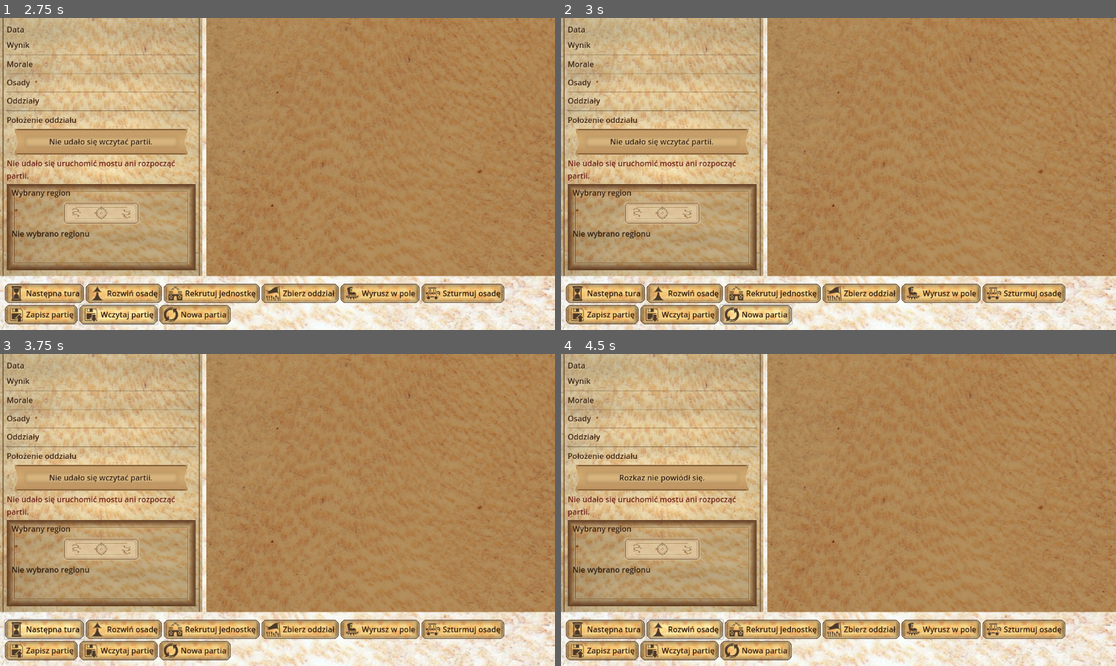
Above: before the commit, frames 1-4 (two rows, left to right).
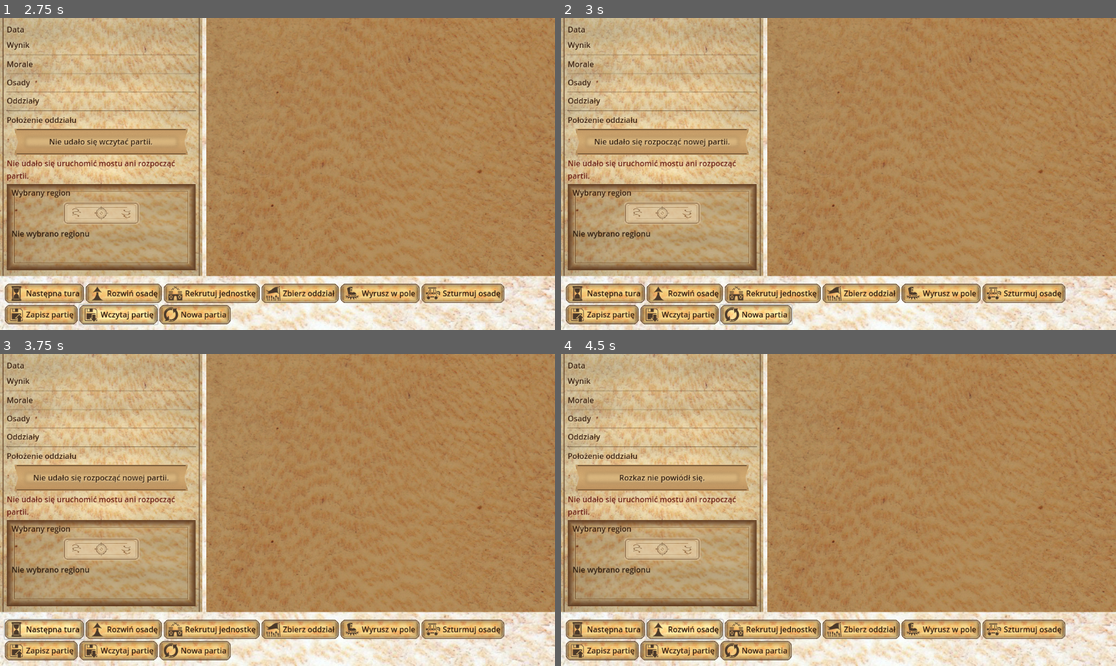
Above: after the commit, the same moments.

Repository: sochiera/total-battle-brothers-for-wesnoth
Game: Godot game, scene res://scenes/main.tscn
Two runs of this game, one before a commit and one after it. Both use one fixed random seed, a clock stepped at 60 frames per second and the inputs below.
Inputs:
- Up to frame 1 (2.75 s): click "Rekrutuj jednostkę" at 0.5 s; click "Zapisz partię" at 1.25 s; click "Wczytaj partię" at 2 s
- Up to frame 2 (3 s): click "Nowa partia" at 2.75 s
- Up to frame 3 (3.75 s): click "Następna tura" at 3.5 s
- Up to frame 4 (4.5 s): click "Rozwiń osadę" at 4.25 s

Frame 1 is identical in both runs. In frame 2, 0.3% of the frame differs, in the area x 6-31%, y 38-42%; in frame 3, 0.3%; in frame 4, nothing differs.

Commit message:
feat: G107.1c: klik „Nowa partia” zaczyna grę od nowa, także po zakończonej partii

Diff:
--- a/game/scripts/main.gd
+++ b/game/scripts/main.gd
@@ -11,6 +11,8 @@
 const SAVE_FAILURE_STATUS := "Nie udało się zapisać partii."
 const LOAD_SUCCESS_STATUS := "Partia została wczytana."
 const LOAD_FAILURE_STATUS := "Nie udało się wczytać partii."
+const NEW_GAME_SUCCESS_STATUS := "Rozpoczęto nową partię."
+const NEW_GAME_FAILURE_STATUS := "Nie udało się rozpocząć nowej partii."
 # OrderBarContent scene offsets: left/right 10 each, top/bottom 8 each.
 # Both axes feed OrderControls.custom_minimum_size so the parchment bar does
 # not under-report size when MainLayout sizes from content minima.
@@ -257,6 +259,7 @@
 	_connect_pressed_once(%AssaultButton, _on_assault_button_pressed)
 	_connect_pressed_once(%SaveGameButton, _on_save_game_button_pressed)
 	_connect_pressed_once(%LoadGameButton, _on_load_game_button_pressed)
+	_connect_pressed_once(%NewGameButton, _on_new_game_button_pressed)
 	_refresh_bound_client()
 
 
@@ -303,15 +306,22 @@
 
 func _on_save_game_button_pressed() -> void:
 	if _has_bound_client():
-		_apply_save_load_result(
+		_apply_model_with_status(
 			_client.save_party(_save_path), SAVE_SUCCESS_STATUS, SAVE_FAILURE_STATUS
 		)
 
 
 func _on_load_game_button_pressed() -> void:
 	if _has_bound_client():
-		_apply_save_load_result(
+		_apply_model_with_status(
 			_client.load_party(_save_path), LOAD_SUCCESS_STATUS, LOAD_FAILURE_STATUS
+		)
+
+
+func _on_new_game_button_pressed() -> void:
+	if _has_bound_client():
+		_apply_model_with_status(
+			_client.start_new_game(), NEW_GAME_SUCCESS_STATUS, NEW_GAME_FAILURE_STATUS
 		)
 
 
@@ -356,7 +366,7 @@
 	return true
 
 
-func _apply_save_load_result(
+func _apply_model_with_status(
 	model: SnapshotModel, success_status: String, failure_status: String
 ) -> bool:
 	if _apply_model_if_present(model):
--- a/game/tests/persistent_next_turn_e2e_probe.gd
+++ b/game/tests/persistent_next_turn_e2e_probe.gd
@@ -5,6 +5,8 @@
 ## Default (4 args): two NextTurn presses across two scene+bridge processes.
 ## Phase ``survive_first_turn`` (5th arg): one NextTurn, then resume-only — G90.1b.
 ## Phase ``muster_then_two_turns``: muster + turn, then resume + turn — G92.1b.
+## Phase ``restart_finished``: ended save → NewGame click → resumed live order — G107.1c.
+## Phase ``restart_failure``: unavailable bridge → NewGame click reports failure — G107.1c.
 
 const MAIN_SCENE_PATH := "res://scenes/main.tscn"
 const BridgeClientScript = preload("res://scripts/bridge_client.gd")
@@ -16,14 +18,21 @@
 
 func _init() -> void:
 	var args: PackedStringArray = OS.get_cmdline_user_args()
-	if args.size() == 5 and args[4] == "muster_then_two_turns":
-		_run_muster_then_two_turns(args)
-		return
-	if args.size() == 5 and args[4] == "survive_first_turn":
-		_run_survive_first_turn(args)
+	if args.size() == 5:
+		match args[4]:
+			"muster_then_two_turns":
+				_run_muster_then_two_turns(args)
+			"survive_first_turn":
+				_run_survive_first_turn(args)
+			"restart_finished":
+				_run_restart_finished(args)
+			"restart_failure":
+				_run_restart_failure(args)
+			_:
+				_fail("unknown phase; expected survive_first_turn, muster_then_two_turns, restart_finished, or restart_failure")
 		return
 	if args.size() != 4:
-		_fail("expected command prefix, state path, request path, seed [, survive_first_turn]")
+		_fail("expected command prefix, state path, request path, seed [, phase]")
 		return
 	_run_two_presses(args)
 
@@ -143,6 +152,75 @@
 		"after_resume": after_resume,
 	}))
 	call_deferred("quit", 0)
+
+
+func _run_restart_finished(args: PackedStringArray) -> void:
+	## The Python gate seeds the state file with a resolved player victory.  This
+	## probes the public UI path: render finished → click NewGame → next bridge
+	## process resumes fresh state and accepts an order.
+	var first := _instantiate_persistent_scene(args)
+	if first.is_empty():
+		return
+	var first_scene := first["scene_root"] as Control
+	var before_restart := _controls_with_order_status(first_scene)
+	var new_game_button := first_scene.find_child("NewGameButton", true, false) as Button
+	if new_game_button == null:
+		_fail("missing NewGameButton")
+		return
+	new_game_button.emit_signal("pressed")
+	var after_restart := _survival_observation(first_scene)
+	first_scene.queue_free()
+
+	var second := _instantiate_persistent_scene(args)
+	if second.is_empty():
+		return
+	var second_scene := second["scene_root"] as Control
+	var after_resume := _survival_observation(second_scene)
+	var recruit_button := second_scene.find_child("RecruitButton", true, false) as Button
+	if recruit_button == null:
+		_fail("missing RecruitButton after restart")
+		return
+	recruit_button.emit_signal("pressed")
+
+	print(PREFIX, JSON.stringify({
+		"phase": "restart_finished",
+		"before_restart": before_restart,
+		"after_restart": after_restart,
+		"after_resume": after_resume,
+		"after_resumed_recruit": _controls_with_order_status(second_scene),
+	}))
+	call_deferred("quit", 0)
+
+
+func _run_restart_failure(args: PackedStringArray) -> void:
+	## The public button must leave a useful Polish error after the persistent
+	## bridge fails, rather than silently retaining the empty initial status.
+	var persistent_scene := _instantiate_persistent_scene(args)
+	if persistent_scene.is_empty():
+		return
+	var scene_root := persistent_scene["scene_root"] as Control
+	var new_game_button := scene_root.find_child("NewGameButton", true, false) as Button
+	if new_game_button == null:
+		_fail("missing NewGameButton")
+		return
+	new_game_button.emit_signal("pressed")
+
+	print(PREFIX, JSON.stringify({
+		"phase": "restart_failure",
+		"after_failed_restart": _controls_with_order_status(scene_root),
+	}))
+	call_deferred("quit", 0)
+
+
+func _instantiate_persistent_scene(args: PackedStringArray) -> Dictionary:
+	var scene_root := _instantiate_scene()
+	if scene_root == null:
+		return {}
+	var client = BridgeClientScript.create_persistent(
+		args[0], args[1], args[3].to_int(), args[2]
+	)
+	scene_root.bind_client(client)
+	return {"scene_root": scene_root}
 
 
 func _instantiate_scene() -> Control:
@@ -180,7 +258,7 @@
 
 
 func _survival_observation(scene_root: Control) -> Dictionary:
-	var base: Dictionary = _controls(scene_root)
+	var base: Dictionary = _controls_with_order_status(scene_root)
 	var map_view: Node = scene_root.find_child("MapView", true, false)
 	var tile_visuals: Dictionary = {}
 	if map_view != null:
Not shown, changed: tests/test_godot_persistent_next_turn_e2e.py
